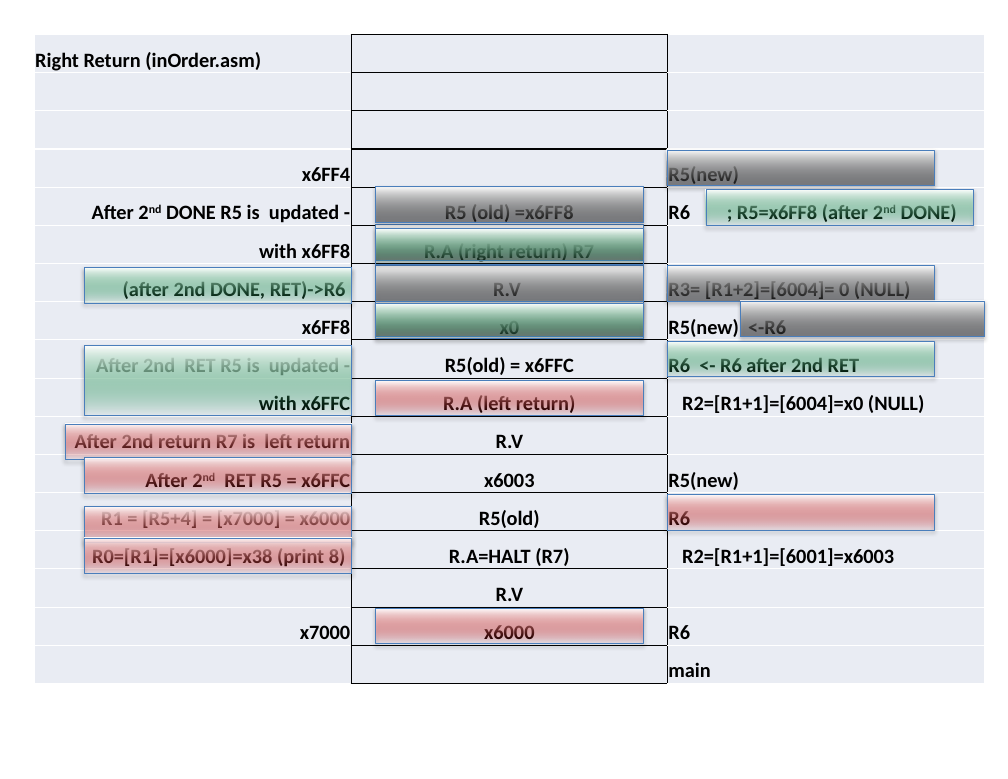
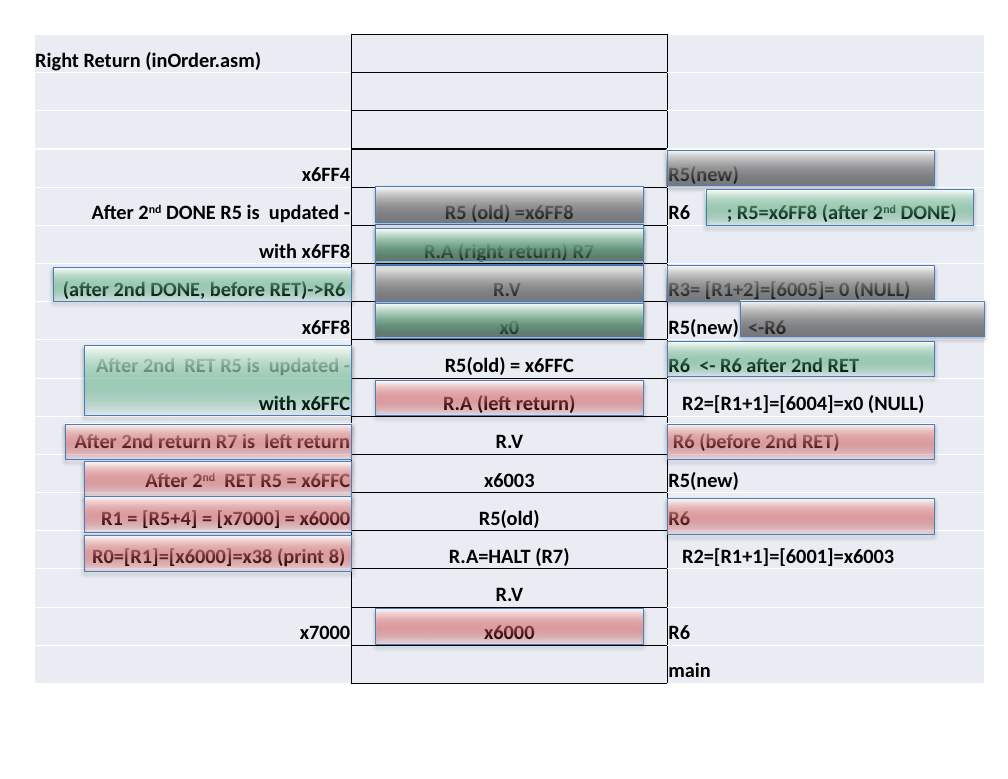
Before and after one commit to ubhowmik/ECE220, a slide deck: slide 15 of Lecture#22/Lecture_22_handout.pptx. Drawn at 1008x779 pixels with LibreOffice and Linux fonts; fonts in the diff are those of the drawing; background and template pictures are left out. Boxes give left, top, right and bottom in pixels: in the first picture for what was removed or moved away, otherwise in the second. Text is boxed around its words. In the diff, an @@ line names an element or a change of style, - is before the commit and + after.

```diff
--- a/Lecture#22/Lecture_22_handout.pptx
+++ b/Lecture#22/Lecture_22_handout.pptx
@@ table at [35,35,983,684] @@
-row 7, column 1: (after 2nd DONE, RET)->R6
+row 7, column 1: (after 2nd DONE, before RET)->R6
-row 7, column 3: R3= [R1+2]=[6004]= 0 (NULL)
+row 7, column 3: R3= [R1+2]=[6005]= 0 (NULL)
-row 11, column 3: 
+row 11, column 3: R6 (before 2nd RET)
@@ rectangle: place and size @@
-rectangle at [84,268,352,303]
+rectangle at [53,268,352,301]
@@ rectangle: place and size @@
-rectangle at [84,457,352,493]
+rectangle at [667,424,935,460]
@@ rectangle: place and size @@
-rectangle at [667,495,935,531]
+rectangle at [84,461,352,497]
@@ rectangle: place and size @@
-rectangle at [84,538,352,574]
+rectangle at [84,497,352,532]
@@ rectangle added at [667,499,935,534], fill gradient #C00000 to #FF0000 to #FFFFFF, outline #4B7EBC 0.75 pt @@
@@ rectangle: place and size @@
-rectangle at [84,507,352,542]
+rectangle at [84,536,352,572]
```
